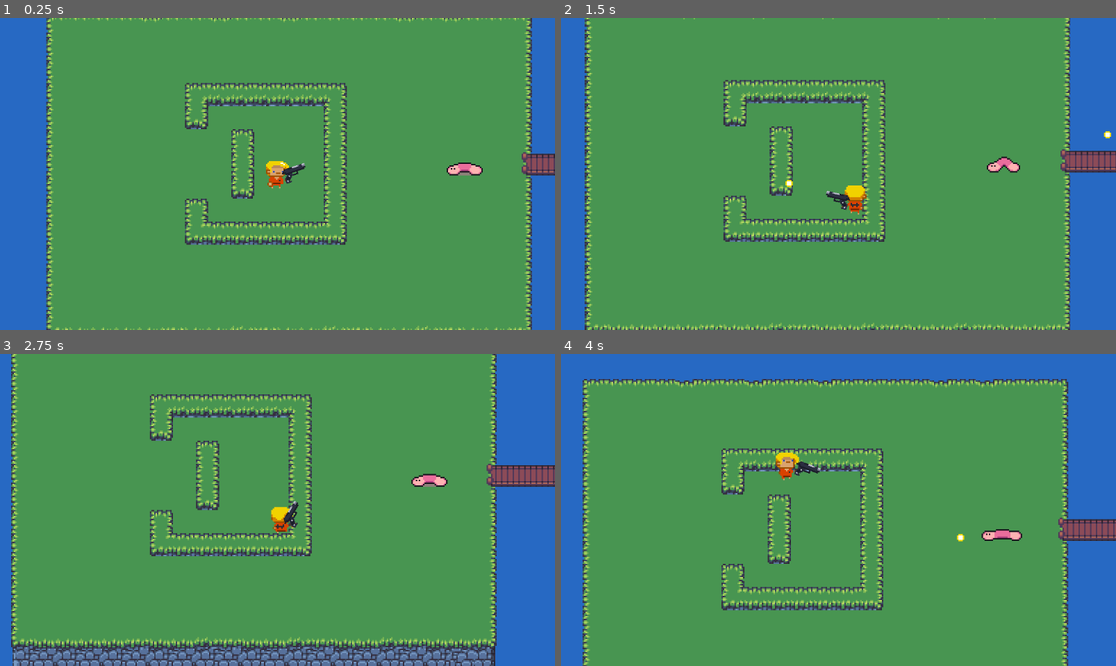
Above: before the commit, frames 1-4 (two rows, left to right).
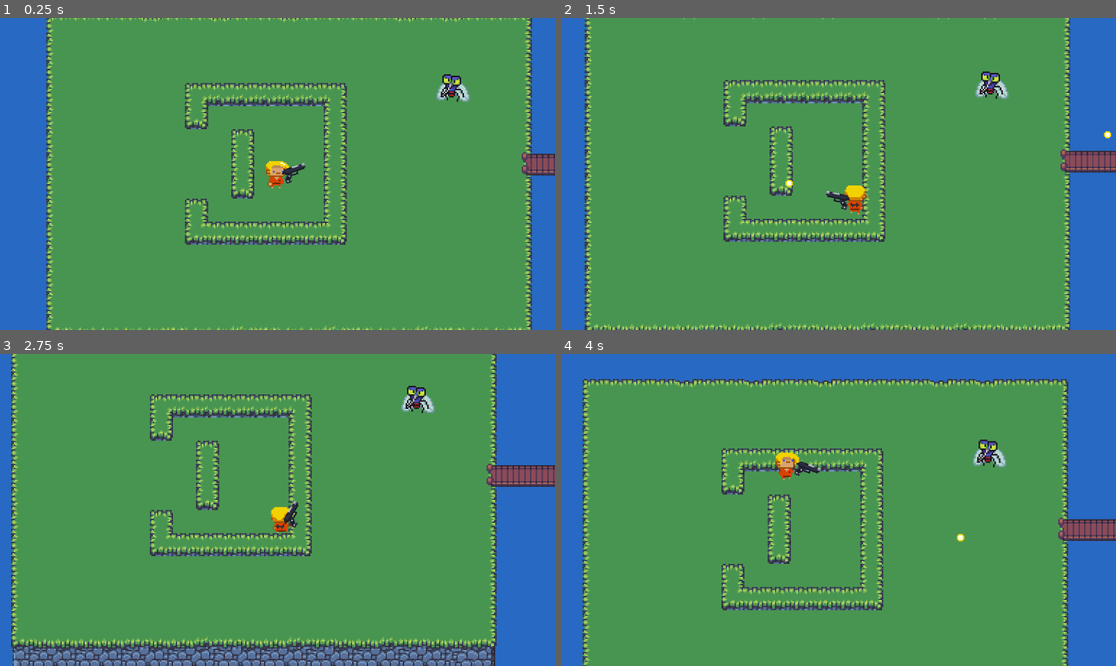
Above: after the commit, the same moments.

Repository: ThachCoder2k2/shooting-2d-godot
Game: Godot game, scene res://Scenes/map_scene.tscn
The game is run twice, just before and just after one commit, with the same random seed, the same clock (stepped at 60 frames per second) and the same inputs. This scene is started directly instead of the project's main scene.
Inputs (mouse positions are in pixels of both pictures, inside the frame that each line leads up to):
- Up to frame 1 (0.25 s): no input
- Up to frame 2 (1.5 s): move the mouse to (960, 158) at 0.52 s; hold D (Move_right) 0.53-1.28 s; click (960, 158) at 0.6 s; move the mouse to (727, 189) at 1.27 s; hold S (Move_down) from 1.28 s (still down); click (727, 189) at 1.35 s
- Up to frame 3 (2.75 s): move the mouse to (333, 441) at 2.02 s; release S (Move_down) at 2.03 s; hold D (Move_right) from 2.03 s (still down); click (333, 441) at 2.1 s
- Up to frame 4 (4 s): move the mouse to (810, 572) at 2.77 s; release D (Move_right) at 2.78 s; hold W (Move_up) 2.78-3.53 s; click (810, 572) at 2.85 s; move the mouse to (1005, 556) at 3.52 s; hold A (Move_left) from 3.53 s (still down); click (1005, 556) at 3.6 s

The runs differ from the first frame. In frame 1, 0.6% of the frame differs, in the area x 78-87%, y 18-51%; in frame 2, 0.6%; in frame 3, 0.6%; in frame 4, 0.6%.

Commit message:
add 1 enemy and fix some bugs

Diff:
--- a/Scenes/bullet1.tscn
+++ b/Scenes/bullet1.tscn
@@ -3,8 +3,8 @@
 [ext_resource type="Texture2D" uid="uid://blwh7iupd8yrq" path="res://Assets/Bullet1-Sheet.png" id="1_2gvyk"]
 [ext_resource type="Script" path="res://Scripts/bullet.gd" id="1_r8a76"]
 
-[sub_resource type="CircleShape2D" id="CircleShape2D_878mq"]
-radius = 3.0
+[sub_resource type="Animation" id="Animation_la2pq"]
+length = 0.001
 
 [sub_resource type="Animation" id="Animation_gl6dv"]
 resource_name = "hit"
@@ -21,63 +21,15 @@
 "update": 1,
 "values": [0, 1, 2, 3, 4, 5]
 }
-tracks/1/type = "value"
-tracks/1/imported = false
-tracks/1/enabled = true
-tracks/1/path = NodePath("../CollisionShape2D:shape")
-tracks/1/interp = 1
-tracks/1/loop_wrap = true
-tracks/1/keys = {
-"times": PackedFloat32Array(0),
-"transitions": PackedFloat32Array(1),
-"update": 1,
-"values": [SubResource("CircleShape2D_878mq")]
-}
-tracks/2/type = "value"
-tracks/2/imported = false
-tracks/2/enabled = true
-tracks/2/path = NodePath("../CollisionShape2D:disabled")
-tracks/2/interp = 1
-tracks/2/loop_wrap = true
-tracks/2/keys = {
-"times": PackedFloat32Array(0, 0.1, 0.2),
-"transitions": PackedFloat32Array(1, 1, 1),
-"update": 1,
-"values": [false, true, true]
-}
-
-[sub_resource type="Animation" id="Animation_la2pq"]
-length = 0.001
-tracks/0/type = "value"
-tracks/0/imported = false
-tracks/0/enabled = true
-tracks/0/path = NodePath("../CollisionShape2D:shape")
-tracks/0/interp = 1
-tracks/0/loop_wrap = true
-tracks/0/keys = {
-"times": PackedFloat32Array(0),
-"transitions": PackedFloat32Array(1),
-"update": 1,
-"values": [SubResource("CircleShape2D_878mq")]
-}
-tracks/1/type = "value"
-tracks/1/imported = false
-tracks/1/enabled = true
-tracks/1/path = NodePath("../CollisionShape2D:disabled")
-tracks/1/interp = 1
-tracks/1/loop_wrap = true
-tracks/1/keys = {
-"times": PackedFloat32Array(0),
-"transitions": PackedFloat32Array(1),
-"update": 1,
-"values": [false]
-}
 
 [sub_resource type="AnimationLibrary" id="AnimationLibrary_nr0kk"]
 _data = {
 "RESET": SubResource("Animation_la2pq"),
 "hit": SubResource("Animation_gl6dv")
 }
+
+[sub_resource type="CircleShape2D" id="CircleShape2D_878mq"]
+radius = 3.0
 
 [node name="Bullet1" type="Area2D" node_paths=PackedStringArray("animation_player")]
 collision_layer = 32
--- /dev/null
+++ b/Scenes/bullet_enemy.tscn
@@ -0,0 +1,77 @@
+[gd_scene load_steps=7 format=3 uid="uid://dv5a43ux3fe63"]
+
+[ext_resource type="Script" path="res://Scripts/bullet.gd" id="1_l221s"]
+[ext_resource type="Texture2D" uid="uid://dus2nkeelmo5c" path="res://Assets/bullet_enemy-Sheet.png" id="2_djheg"]
+
+[sub_resource type="Animation" id="Animation_4dv05"]
+resource_name = "hit"
+length = 0.4
+tracks/0/type = "value"
+tracks/0/imported = false
+tracks/0/enabled = true
+tracks/0/path = NodePath(".:frame")
+tracks/0/interp = 1
+tracks/0/loop_wrap = true
+tracks/0/keys = {
+"times": PackedFloat32Array(0, 0.1, 0.2, 0.3),
+"transitions": PackedFloat32Array(1, 1, 1, 1),
+"update": 1,
+"values": [0, 1, 2, 3]
+}
+tracks/1/type = "value"
+tracks/1/imported = false
+tracks/1/enabled = true
+tracks/1/path = NodePath("../CollisionShape2D:disabled")
+tracks/1/interp = 1
+tracks/1/loop_wrap = true
+tracks/1/keys = {
+"times": PackedFloat32Array(0, 0.1),
+"transitions": PackedFloat32Array(1, 1),
+"update": 1,
+"values": [false, true]
+}
+
+[sub_resource type="Animation" id="Animation_b00aa"]
+length = 0.001
+tracks/0/type = "value"
+tracks/0/imported = false
+tracks/0/enabled = true
+tracks/0/path = NodePath("../CollisionShape2D:disabled")
+tracks/0/interp = 1
+tracks/0/loop_wrap = true
+tracks/0/keys = {
+"times": PackedFloat32Array(0),
+"transitions": PackedFloat32Array(1),
+"update": 1,
+"values": [false]
+}
+
+[sub_resource type="AnimationLibrary" id="AnimationLibrary_ih5tp"]
+_data = {
+"RESET": SubResource("Animation_b00aa"),
+"hit": SubResource("Animation_4dv05")
+}
+
+[sub_resource type="CircleShape2D" id="CircleShape2D_k7ghj"]
+radius = 2.0
+
+[node name="BulletEnemy" type="Area2D"]
+collision_layer = 32
+script = ExtResource("1_l221s")
+speed = 150
+damage = 20
+
+[node name="Sprite2D" type="Sprite2D" parent="."]
+texture_filter = 1
+texture = ExtResource("2_djheg")
+hframes = 4
+
+[node name="AnimationPlayer" type="AnimationPlayer" parent="Sprite2D"]
+libraries = {
+"": SubResource("AnimationLibrary_ih5tp")
+}
+
+[node name="CollisionShape2D" type="CollisionShape2D" parent="."]
+shape = SubResource("CircleShape2D_k7ghj")
+
+[node name="Timer" type="Timer" parent="."]
--- a/Scenes/enemy.tscn
+++ b/Scenes/enemy.tscn
@@ -1,12 +1,12 @@
-[gd_scene load_steps=16 format=3 uid="uid://bl34rbxv4sxpc"]
+[gd_scene load_steps=16 format=3 uid="uid://bds6gnnhvejve"]
 
 [ext_resource type="Script" path="res://Scripts/StatisticsComponent.gd" id="1_3ldj0"]
-[ext_resource type="Script" path="res://Scenes/enemy.gd" id="1_k6g34"]
+[ext_resource type="Script" path="res://Scripts/enemy.gd" id="1_jd4y1"]
 [ext_resource type="Texture2D" uid="uid://cuvxstqym24q6" path="res://Assets/enemy_worm.png" id="2_ml7su"]
 [ext_resource type="Script" path="res://Scripts/AnimationController.gd" id="3_01am0"]
-[ext_resource type="Script" path="res://DetectPlayer.gd" id="3_oxnt2"]
+[ext_resource type="Script" path="res://Scripts/DetectPlayer.gd" id="3_oe71v"]
 [ext_resource type="Script" path="res://Scripts/HitComponent.gd" id="4_27rfc"]
-[ext_resource type="Script" path="res://Scenes/AttackComponent.gd" id="6_1y2dr"]
+[ext_resource type="Script" path="res://Scripts/AttackComponent.gd" id="7_cwr3v"]
 
 [sub_resource type="RectangleShape2D" id="RectangleShape2D_vljgb"]
 size = Vector2(7, 7)
@@ -16,8 +16,8 @@
 
 [sub_resource type="Animation" id="Animation_nnx4l"]
 resource_name = "Idle"
-length = 1.5
-loop_mode = 1
+length = 0.9
+loop_mode = 2
 tracks/0/type = "value"
 tracks/0/imported = false
 tracks/0/enabled = true
@@ -25,10 +25,10 @@
 tracks/0/interp = 1
 tracks/0/loop_wrap = true
 tracks/0/keys = {
-"times": PackedFloat32Array(0, 0.2, 0.4, 0.6, 0.8, 1, 1.2, 1.4),
-"transitions": PackedFloat32Array(1, 1, 1, 1, 1, 1, 1, 1),
+"times": PackedFloat32Array(0, 0.2, 0.4, 0.6, 0.8),
+"transitions": PackedFloat32Array(1, 1, 1, 1, 1),
 "update": 1,
-"values": [0, 1, 2, 3, 4, 5, 6, 7]
+"values": [0, 1, 2, 3, 4]
 }
 tracks/1/type = "value"
 tracks/1/imported = false
@@ -37,10 +37,10 @@
 tracks/1/interp = 1
 tracks/1/loop_wrap = true
 tracks/1/keys = {
-"times": PackedFloat32Array(0, 0.2, 0.4, 0.6, 0.8, 1, 1.2, 1.4),
-"transitions": PackedFloat32Array(1, 1, 1, 1, 1, 1, 1, 1),
-"update": 1,
-"values": [Vector2(-0.5, 0.25), Vector2(0.5, 0.25), Vector2(1.96154, -0.5), Vector2(0.5, -0.363636), Vector2(1, -0.227273), Vector2(0.571429, -0.0909093), Vector2(1.75, -0.75), Vector2(0.25, -0.0833335)]
+"times": PackedFloat32Array(0),
+"transitions": PackedFloat32Array(1),
+"update": 0,
+"values": [Vector2(0, -0.25)]
 }
 tracks/2/type = "value"
 tracks/2/imported = false
@@ -49,10 +49,51 @@
 tracks/2/interp = 1
 tracks/2/loop_wrap = true
 tracks/2/keys = {
-"times": PackedFloat32Array(0, 0.2, 0.4, 0.6, 0.8, 1, 1.2, 1.4),
-"transitions": PackedFloat32Array(1, 1, 1, 1, 1, 1, 1, 1),
+"times": PackedFloat32Array(0),
+"transitions": PackedFloat32Array(1),
+"update": 0,
+"values": [Vector2(7, 19)]
+}
+
+[sub_resource type="Animation" id="Animation_gh76t"]
+resource_name = "Moving"
+length = 0.5
+loop_mode = 2
+tracks/0/type = "value"
+tracks/0/imported = false
+tracks/0/enabled = true
+tracks/0/path = NodePath(".:frame")
+tracks/0/interp = 1
+tracks/0/loop_wrap = true
+tracks/0/keys = {
+"times": PackedFloat32Array(0, 0.2, 0.4),
+"transitions": PackedFloat32Array(1, 1, 1),
 "update": 1,
-"values": [Vector2(7, 19), Vector2(6, 19), Vector2(7.07692, 19.5), Vector2(6, 19.4091), Vector2(7, 19.3182), Vector2(7, 19.2273), Vector2(7.5, 19.1364), Vector2(7.16667, 19.0455)]
+"values": [8, 10, 9]
+}
+tracks/1/type = "value"
+tracks/1/imported = false
+tracks/1/enabled = true
+tracks/1/path = NodePath("../HitComponent/CollisionShape2D:shape:size")
+tracks/1/interp = 1
+tracks/1/loop_wrap = true
+tracks/1/keys = {
+"times": PackedFloat32Array(0),
+"transitions": PackedFloat32Array(1),
+"update": 0,
+"values": [Vector2(19, 9)]
+}
+tracks/2/type = "value"
+tracks/2/imported = false
+tracks/2/enabled = true
+tracks/2/path = NodePath("../HitComponent/CollisionShape2D:position")
+tracks/2/interp = 1
+tracks/2/loop_wrap = true
+tracks/2/keys = {
+"times": PackedFloat32Array(0),
+"transitions": PackedFloat32Array(1),
+"update": 0,
+"values": [Vector2(0, 4.75)]
 }
 
 [sub_resource type="Animation" id="Animation_i6tp7"]
@@ -67,7 +108,7 @@
 "times": PackedFloat32Array(0),
 "transitions": PackedFloat32Array(1),
 "update": 0,
-"values": [Vector2(1.5, 5.75)]
+"values": [Vector2(0, 6.25)]
 }
 tracks/1/type = "value"
 tracks/1/imported = false
@@ -79,96 +120,7 @@
 "times": PackedFloat32Array(0),
 "transitions": PackedFloat32Array(1),
 "update": 0,
-"values": [Vector2(7, 19)]
-}
-tracks/2/type = "value"
-tracks/2/imported = false
-tracks/2/enabled = true
-tracks/2/path = NodePath("../AttackComponent/CollisionShape2D:shape:size")
-tracks/2/interp = 1
-tracks/2/loop_wrap = true
-tracks/2/keys = {
-"times": PackedFloat32Array(0),
-"transitions": PackedFloat32Array(1),
-"update": 0,
-"values": [Vector2(19, 8)]
-}
-tracks/3/type = "value"
-tracks/3/imported = false
-tracks/3/enabled = true
-tracks/3/path = NodePath("../AttackComponent/CollisionShape2D:position")
-tracks/3/interp = 1
-tracks/3/loop_wrap = true
-tracks/3/keys = {
-"times": PackedFloat32Array(0),
-"transitions": PackedFloat32Array(1),
-"update": 0,
-"values": [Vector2(-0.5, 11)]
-}
-
-[sub_resource type="Animation" id="Animation_gh76t"]
-resource_name = "Moving"
-length = 0.7
-loop_mode = 1
-tracks/0/type = "value"
-tracks/0/imported = false
-tracks/0/enabled = true
-tracks/0/path = NodePath(".:frame")
-tracks/0/interp = 1
-tracks/0/loop_wrap = true
-tracks/0/keys = {
-"times": PackedFloat32Array(0, 0.2, 0.4, 0.6),
-"transitions": PackedFloat32Array(1, 1, 1, 1),
-"update": 1,
-"values": [8, 10, 9, 10]
-}
-tracks/1/type = "value"
-tracks/1/imported = false
-tracks/1/enabled = true
-tracks/1/path = NodePath("../HitComponent/CollisionShape2D:position")
-tracks/1/interp = 1
-tracks/1/loop_wrap = true
-tracks/1/keys = {
-"times": PackedFloat32Array(0, 0.2, 0.4, 0.6),
-"transitions": PackedFloat32Array(1, 1, 1, 1),
-"update": 1,
-"values": [Vector2(0.5, 6.25), Vector2(-0.000124812, 6.25), Vector2(0.5, 6.25), Vector2(3.57628e-07, 6.25)]
-}
-tracks/2/type = "value"
-tracks/2/imported = false
-tracks/2/enabled = true
-tracks/2/path = NodePath("../HitComponent/CollisionShape2D:shape:size")
-tracks/2/interp = 1
-tracks/2/loop_wrap = true
-tracks/2/keys = {
-"times": PackedFloat32Array(0, 0.2, 0.4, 0.6),
-"transitions": PackedFloat32Array(1, 1, 1, 1),
-"update": 1,
-"values": [Vector2(19.9995, 6.50025), Vector2(20.9998, 6.50025), Vector2(24, 6.50025), Vector2(21, 6.50025)]
-}
-tracks/3/type = "value"
-tracks/3/imported = false
-tracks/3/enabled = true
-tracks/3/path = NodePath("../AttackComponent/CollisionShape2D:shape:size")
-tracks/3/interp = 1
-tracks/3/loop_wrap = true
-tracks/3/keys = {
-"times": PackedFloat32Array(0, 0.2, 0.4, 0.6, 0.6001),
-"transitions": PackedFloat32Array(1, 1, 1, 1, 1),
-"update": 0,
-"values": [Vector2(19, 8), Vector2(21, 6), Vector2(24, 5), Vector2(21, 7), Vector2(21, 6)]
-}
-tracks/4/type = "value"
-tracks/4/imported = false
-tracks/4/enabled = true
-tracks/4/path = NodePath("../AttackComponent/CollisionShape2D:position")
-tracks/4/interp = 1
-tracks/4/loop_wrap = true
-tracks/4/keys = {
-"times": PackedFloat32Array(0, 0.2, 0.4, 0.6, 0.6001),
-"transitions": PackedFloat32Array(1, 1, 1, 1, 1),
-"update": 0,
-"values": [Vector2(-0.5, 11), Vector2(-0.5, 12), Vector2(0, 12.5), Vector2(-0.5, 11.5), Vector2(-0.5, 12)]
+"values": [Vector2(23, 6)]
 }
 
 [sub_resource type="AnimationLibrary" id="AnimationLibrary_25dki"]
@@ -179,7 +131,7 @@
 }
 
 [sub_resource type="RectangleShape2D" id="RectangleShape2D_2csaw"]
-size = Vector2(7, 19)
+size = Vector2(23, 6)
 
 [sub_resource type="RectangleShape2D" id="RectangleShape2D_npolc"]
 size = Vector2(19, 8)
@@ -187,7 +139,7 @@
 [node name="Enemy" type="CharacterBody2D" node_paths=PackedStringArray("statistics", "detectArea", "attack", "navAgent")]
 collision_layer = 64
 collision_mask = 97
-script = ExtResource("1_k6g34")
+script = ExtResource("1_jd4y1")
 statistics = NodePath("StatisticsComponent")
 detectArea = NodePath("DetectArea")
 attack = NodePath("AttackComponent")
@@ -206,7 +158,7 @@
 [node name="DetectArea" type="Area2D" parent="."]
 collision_layer = 64
 collision_mask = 33
-script = ExtResource("3_oxnt2")
+script = ExtResource("3_oe71v")
 
 [node name="CollisionShape2D" type="CollisionShape2D" parent="DetectArea"]
 position = Vector2(0, 12)
@@ -217,7 +169,6 @@
 texture = ExtResource("2_ml7su")
 hframes = 8
 vframes = 2
-frame = 8
 script = ExtResource("3_01am0")
 detectArea = NodePath("../DetectArea")
 animator = NodePath("AnimationPlayer")
@@ -236,15 +187,16 @@
 sprite = NodePath("../AnimationController")
 
 [node name="CollisionShape2D" type="CollisionShape2D" parent="HitComponent"]
-position = Vector2(1.5, 5.75)
+position = Vector2(0, 6.25)
 shape = SubResource("RectangleShape2D_2csaw")
 
 [node name="AttackComponent" type="Area2D" parent="." node_paths=PackedStringArray("statistics")]
 collision_layer = 64
-script = ExtResource("6_1y2dr")
+script = ExtResource("7_cwr3v")
 statistics = NodePath("../StatisticsComponent")
 
 [node name="CollisionShape2D" type="CollisionShape2D" parent="AttackComponent"]
+visible = false
 position = Vector2(-0.5, 11)
 shape = SubResource("RectangleShape2D_npolc")
 
--- /dev/null
+++ b/Scenes/enemy_fly.tscn
@@ -0,0 +1,140 @@
+[gd_scene load_steps=18 format=3 uid="uid://guxy4at2x2vy"]
+
+[ext_resource type="Script" path="res://Scripts/enemy.gd" id="1_86cs5"]
+[ext_resource type="Script" path="res://Scripts/HitComponent.gd" id="1_a7cm7"]
+[ext_resource type="Script" path="res://Scripts/StatisticsComponent.gd" id="3_a2468"]
+[ext_resource type="Script" path="res://Scripts/DetectPlayer.gd" id="3_sx6ko"]
+[ext_resource type="Texture2D" uid="uid://bv31afx1roolb" path="res://Assets/enemy_fly.png" id="4_uvkoi"]
+[ext_resource type="Script" path="res://Scripts/AnimationController.gd" id="5_gugr5"]
+[ext_resource type="Script" path="res://Scripts/AttackComponent.gd" id="5_rv7vs"]
+[ext_resource type="Script" path="res://Scripts/EnemyShoot.gd" id="8_4mq6d"]
+[ext_resource type="Script" path="res://Scripts/DetectAttack.gd" id="9_tavhf"]
+
+[sub_resource type="CircleShape2D" id="CircleShape2D_axxjj"]
+radius = 178.07
+
+[sub_resource type="CapsuleShape2D" id="CapsuleShape2D_wbwdj"]
+radius = 4.0
+height = 16.0
+
+[sub_resource type="RectangleShape2D" id="RectangleShape2D_s7sre"]
+size = Vector2(13, 16)
+
+[sub_resource type="Animation" id="Animation_eba7p"]
+resource_name = "Idle"
+length = 0.7
+loop_mode = 1
+tracks/0/type = "value"
+tracks/0/imported = false
+tracks/0/enabled = true
+tracks/0/path = NodePath(".:frame")
+tracks/0/interp = 1
+tracks/0/loop_wrap = true
+tracks/0/keys = {
+"times": PackedFloat32Array(0, 0.2, 0.4, 0.6),
+"transitions": PackedFloat32Array(1, 1, 1, 1),
+"update": 1,
+"values": [0, 1, 2, 3]
+}
+
+[sub_resource type="Animation" id="Animation_2a3ap"]
+resource_name = "Moving"
+length = 0.7
+tracks/0/type = "value"
+tracks/0/imported = false
+tracks/0/enabled = true
+tracks/0/path = NodePath(".:frame")
+tracks/0/interp = 1
+tracks/0/loop_wrap = true
+tracks/0/keys = {
+"times": PackedFloat32Array(),
+"transitions": PackedFloat32Array(),
+"update": 1,
+"values": []
+}
+
+[sub_resource type="Animation" id="Animation_34g7w"]
+resource_name = "Attack"
+
+[sub_resource type="AnimationLibrary" id="AnimationLibrary_f8mqd"]
+_data = {
+"Attack": SubResource("Animation_34g7w"),
+"Idle": SubResource("Animation_eba7p"),
+"Moving": SubResource("Animation_2a3ap")
+}
+
+[sub_resource type="CircleShape2D" id="CircleShape2D_4me08"]
+radius = 50.04
+
+[node name="CharacterBody2D" type="CharacterBody2D" node_paths=PackedStringArray("statistics", "detectArea", "attack")]
+script = ExtResource("1_86cs5")
+statistics = NodePath("StatisticsComponent")
+detectArea = NodePath("DetectArea")
+attack = NodePath("AttackComponent")
+
+[node name="StatisticsComponent" type="Node2D" parent="."]
+script = ExtResource("3_a2468")
+enemy_type = 1
+
+[node name="DetectArea" type="Area2D" parent="."]
+collision_layer = 64
+script = ExtResource("3_sx6ko")
+
+[node name="CollisionShape2D" type="CollisionShape2D" parent="DetectArea"]
+position = Vector2(0, 4)
+shape = SubResource("CircleShape2D_axxjj")
+
+[node name="HitComponent" type="Area2D" parent="." node_paths=PackedStringArray("health_component", "sprite")]
+collision_layer = 64
+collision_mask = 33
+script = ExtResource("1_a7cm7")
+health_component = NodePath("../StatisticsComponent")
+sprite = NodePath("../AnimationController")
+
+[node name="CollisionShape2D" type="CollisionShape2D" parent="HitComponent"]
+position = Vector2(-1, 5)
+shape = SubResource("CapsuleShape2D_wbwdj")
+
+[node name="AttackComponent" type="Area2D" parent="." node_paths=PackedStringArray("statistics")]
+collision_layer = 64
+collision_mask = 33
+script = ExtResource("5_rv7vs")
+statistics = NodePath("../StatisticsComponent")
+
+[node name="CollisionShape2D" type="CollisionShape2D" parent="AttackComponent"]
+position = Vector2(-0.5, 5)
+shape = SubResource("RectangleShape2D_s7sre")
+
+[node name="AnimationController" type="Sprite2D" parent="." node_paths=PackedStringArray("detectArea", "animator")]
+texture_filter = 1
+position = Vector2(0, 5)
+texture = ExtResource("4_uvkoi")
+hframes = 6
+frame = 2
+script = ExtResource("5_gugr5")
+detectArea = NodePath("../DetectArea")
+animator = NodePath("AnimationPlayer")
+
+[node name="AnimationPlayer" type="AnimationPlayer" parent="AnimationController"]
+libraries = {
+"": SubResource("AnimationLibrary_f8mqd")
+}
+
+[node name="Shoot" type="Node2D" parent="." node_paths=PackedStringArray("detect_area", "detect_attack")]
+position = Vector2(0, 6)
+script = ExtResource("8_4mq6d")
+detect_area = NodePath("../DetectArea")
+detect_attack = NodePath("../DetectAttack")
+
+[node name="DetectAttack" type="Area2D" parent="."]
+collision_layer = 64
+script = ExtResource("9_tavhf")
+
+[node name="CollisionShape2D" type="CollisionShape2D" parent="DetectAttack"]
+position = Vector2(0, 6)
+shape = SubResource("CircleShape2D_4me08")
+
+[connection signal="body_entered" from="DetectArea" to="DetectArea" method="_on_body_entered"]
+[connection signal="body_exited" from="DetectArea" to="DetectArea" method="_on_body_exited"]
+[connection signal="body_entered" from="DetectAttack" to="DetectAttack" method="_on_body_entered"]
+[connection signal="body_exited" from="DetectAttack" to="DetectAttack" method="_on_body_exited"]
--- a/Scenes/map_scene.tscn
+++ b/Scenes/map_scene.tscn
@@ -1,9 +1,10 @@
-[gd_scene load_steps=69 format=3 uid="uid://d177saece0a5i"]
+[gd_scene load_steps=70 format=3 uid="uid://d177saece0a5i"]
 
 [ext_resource type="PackedScene" uid="uid://dinttfmukpnyp" path="res://Scenes/player.tscn" id="2_fvj21"]
 [ext_resource type="Texture2D" uid="uid://daaxbeavu5xir" path="res://Assets/Water_block.png" id="2_rjtfq"]
-[ext_resource type="PackedScene" uid="uid://bl34rbxv4sxpc" path="res://Scenes/enemy.tscn" id="4_lgebw"]
+[ext_resource type="PackedScene" uid="uid://bds6gnnhvejve" path="res://Scenes/enemy.tscn" id="4_lgebw"]
 [ext_resource type="Texture2D" uid="uid://48gfg624tft4" path="res://Assets/tiles_packed.png" id="4_wl40w"]
+[ext_resource type="PackedScene" uid="uid://guxy4at2x2vy" path="res://Scenes/enemy_fly.tscn" id="5_4ssw5"]
 
 [sub_resource type="NavigationPolygon" id="NavigationPolygon_rv3d3"]
 vertices = PackedVector2Array(-8, -8, 8, -8, 8, 8, -8, 8)
@@ -937,4 +938,7 @@
 [node name="Player" parent="." instance=ExtResource("2_fvj21")]
 
 [node name="Enemy" parent="." instance=ExtResource("4_lgebw")]
-position = Vector2(130, -15)
+position = Vector2(331, -75)
+
+[node name="EnemyFly" parent="." instance=ExtResource("5_4ssw5")]
+position = Vector2(121, -65)
--- a/Scenes/player.tscn
+++ b/Scenes/player.tscn
@@ -228,7 +228,7 @@
 texture = ExtResource("2_y8cu2")
 hframes = 6
 vframes = 11
-frame = 14
+frame = 13
 
 [node name="PlayerAnimation" type="AnimationPlayer" parent="AnimationController"]
 libraries = {
--- a/Scripts/AnimationController.gd
+++ b/Scripts/AnimationController.gd
@@ -1,4 +1,6 @@
 extends Sprite2D
+class_name AnimationController
+
 
 @export var detectArea:DetectArea
 @export var animator:AnimationPlayer
--- a/DetectPlayer.gd
+++ b/Scripts/DetectAttack.gd
@@ -1,6 +1,7 @@
 extends Area2D
-class_name DetectArea
-@export var player_chase=false
+class_name DetectAttack
+
+@export var player_in_attack_range=false
 @export var player:CharacterBody2D
 
 func _process(delta):
@@ -8,17 +9,13 @@
 	pass
 
 func _on_body_entered(body):
+	print(body)
 	if body.name=="Player":
 		player=body
-		player_chase=true
+		player_in_attack_range=true
 
 
 
 func _on_body_exited(body):
-	player_chase=false
+	player_in_attack_range=false
 	player=null
-
-
-func _on_area_entered(area):
-#	print(area)
-	pass
--- /dev/null
+++ b/Scripts/DetectPlayer.gd
@@ -0,0 +1,26 @@
+extends Area2D
+class_name DetectArea
+
+@export var player_chase=false
+@export var player:CharacterBody2D
+
+func _process(delta):
+#	print(player_chase)
+	pass
+
+func _on_body_entered(body):
+	print(body)
+	if body.name=="Player":
+		player=body
+		player_chase=true
+
+
+
+func _on_body_exited(body):
+	player_chase=false
+	player=null
+
+
+func _on_area_entered(area):
+#	print(area)
+	pass
--- /dev/null
+++ b/Scripts/EnemyShoot.gd
@@ -0,0 +1,16 @@
+extends Node2D
+class_name EnemyShoot
+
+@export var fire_rate:float=2
+@export var detect_area:DetectArea
+@export var detect_attack:DetectAttack
+
+var lastShoot:float=0
+var firetime:float=1/fire_rate
+
+# Called every frame. 'delta' is the elapsed time since the previous frame.
+func _process(delta):
+	if detect_area.player_chase==true and detect_attack.player_in_attack_range==false:
+		print("Shooting")
+	elif detect_area.player_chase==true and detect_attack.player_in_attack_range==true:
+		print("Charging")
--- a/Scripts/HitComponent.gd
+++ b/Scripts/HitComponent.gd
@@ -15,11 +15,7 @@
 		get_parent().queue_free()
 
 func damage_effect():
-	if get_parent().name=="Enemy":
-		sprite.modulate=Color.RED
-		await get_tree().create_timer(0.1).timeout
-		sprite.modulate=Color.WHITE
-	else:
+	if get_parent().name=="Player":
 		sprite.modulate=Color(2,2,2)
 		await get_tree().create_timer(0.1).timeout
 		sprite.set_visible(true)
@@ -29,3 +25,7 @@
 		sprite.set_visible(true)
 		sprite.modulate=Color.WHITE
 #		sprite.modulate=Color.WHITE
+	else:
+		sprite.modulate=Color.RED
+		await get_tree().create_timer(0.1).timeout
+		sprite.modulate=Color.WHITE
--- a/Scripts/StatisticsComponent.gd
+++ b/Scripts/StatisticsComponent.gd
@@ -8,6 +8,7 @@
 @export var atk_speed=10
 @export var critical_chance:int
 @export var critical_damage:int
-
+@export var enemy_type:int=0
+@export var player_type:int=0
 func _ready():
 	pass # Replace with function body.
--- a/Scripts/bullet.gd
+++ b/Scripts/bullet.gd
@@ -8,6 +8,7 @@
 @export var speed =200
 @export var direction : Vector2
 @export var damage=40
+
 
 #While flying controller
 var check_flying=false
--- a/Scenes/enemy.gd
+++ b/Scripts/enemy.gd
@@ -8,24 +8,32 @@
 
 var check_left_right=1
 
-func _ready():
-	if detectArea.player_chase==true:
-		makepath()
+#func _ready():
+#	if detectArea.player_chase==true:
+#		makepath()
 
 #func _process(delta):
 #	if detectArea.player_chase==true:
 #		makepath()
 
 func _physics_process(delta):
-#Flip direction
-	if velocity.x<0 and check_left_right==0:
-		check_left_right=1
-		scale.x*=-1
-	elif velocity.x>0 and check_left_right==1:
-		check_left_right=0
-		scale.x*=-1
+	#Check enemy type
+	if statistics.enemy_type==0:
+		#Flip direction
+		if velocity.x<0 and check_left_right==0:
+			check_left_right=1
+			scale.x*=-1
+		elif velocity.x>0 and check_left_right==1:
+			check_left_right=0
+			scale.x*=-1
+		PhysicsMovement(delta)
+	else:
+		UnphysicsMovement(delta)
 
-#Move this enemy to player
+func UnphysicsMovement(delta):
+	pass
+func PhysicsMovement(delta):
+	#Move this enemy to player
 	if detectArea.player_chase==true:
 		makepath()
 		var dir=navAgent.get_next_path_position()- global_position
Binary file added: Assets/bullet_enemy-Sheet.png
Not shown, added: Assets/bullet_enemy-Sheet.png.import
Renamed: Scenes/AttackComponent.gd -> Scripts/AttackComponent.gd
